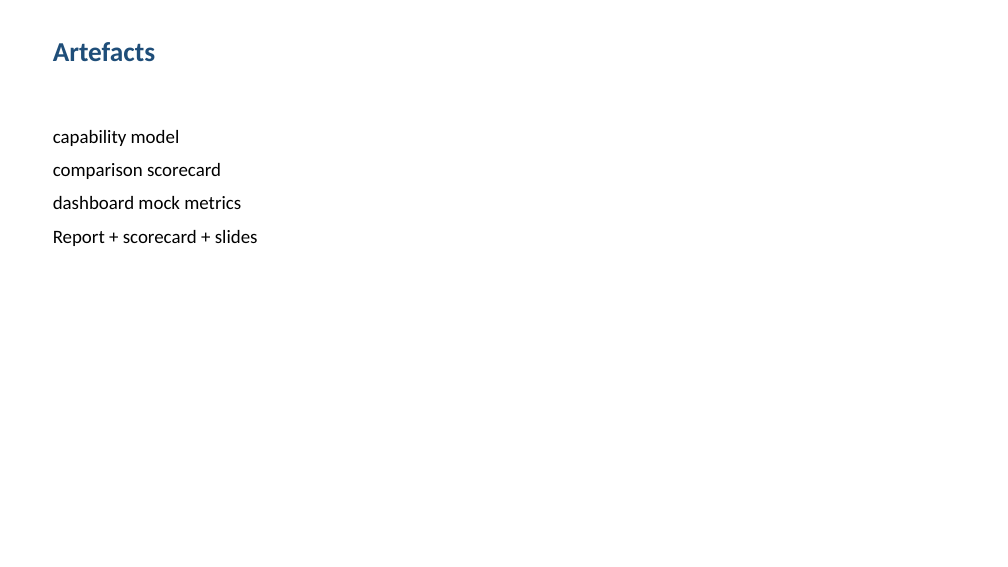
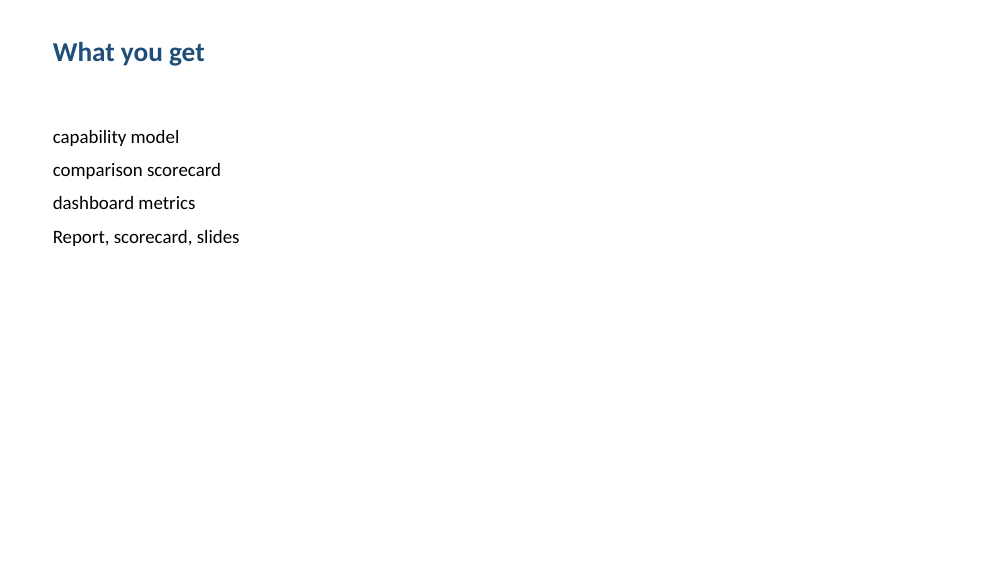
Before and after one commit to shohrabniaz/llm-security-log-triage, a slide deck: slide 3 of Final_Submission/02_Presentation.pptx. Drawn at 1008x567 pixels with LibreOffice and Linux fonts; fonts in the diff are those of the drawing. Boxes give left, top, right and bottom in pixels: in the first picture for what was removed or moved away, otherwise in the second. Text is boxed around its words. In the diff, an @@ line names an element or a change of style, - is before the commit and + after.

```diff
--- a/Final_Submission/02_Presentation.pptx
+++ b/Final_Submission/02_Presentation.pptx
@@ text at box(53, 42, 205, 66): text changed @@
-Artefacts
+What you get
@@ text at box(53, 196, 240, 246): text changed @@
-dashboard mock metrics
-Report + scorecard + slides
+dashboard metrics
+Report, scorecard, slides
```
Also in this commit, not shown: 3 other slides changed, 12 other files.
